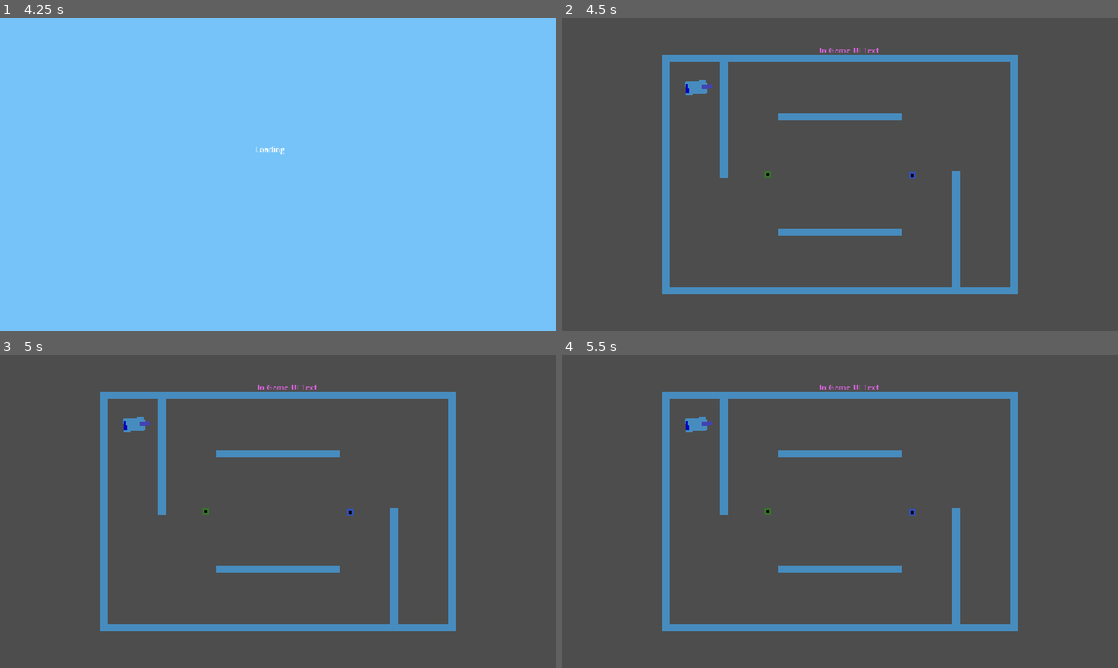
Above: before the commit, frames 1-4 (two rows, left to right).
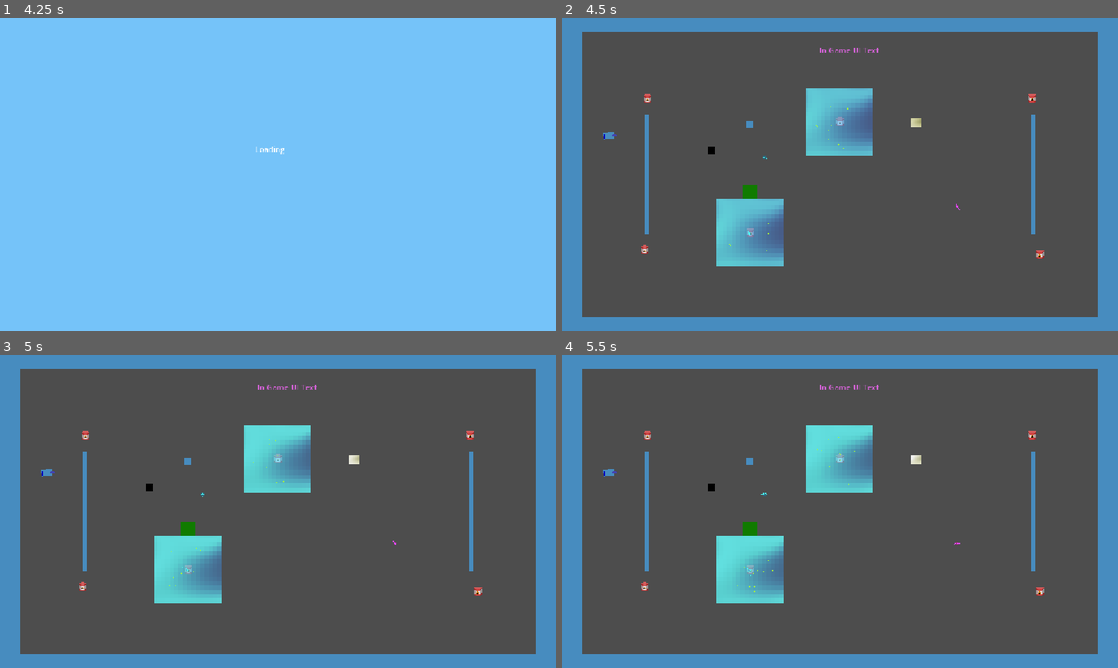
Above: after the commit, the same moments.

Repository: JoeyGiordano/TankTrouble2
Game: Godot game, scene res://game_container/game_container.tscn
Two runs of this game, one before a commit and one after it. Both use one fixed random seed, a clock stepped at 60 frames per second and the inputs below. The engine's default icon, where the game draws it, is replaced by a stand-in: a white triangle on a blue panel in a dark square.
Inputs:
- Up to frame 1 (4.25 s): click "[CutSceneOver]" at 0.5 s; click "Play" at 1.25 s; click "Play!" at 2 s; tap Enter at 2.75 s; hold W (player1_up) 2.78-3.53 s; hold . (player0_shoot) 2.78-3.53 s; tap Space at 3.5 s; hold Down (ui_down) from 3.53 s (still down); tap Q (player1_shoot) at 3.6 s
- Up to frame 2 (4.5 s): tap Enter at 4.25 s; release Down (ui_down) at 4.28 s; hold W (player1_up) from 4.28 s (still down); tap K (player2_right) at 4.35 s
- Up to frame 3 (5 s): keep holding W (player1_up)
- Up to frame 4 (5.5 s): keep holding W (player1_up); tap Space at 5 s; tap Shift at 5.1 s

Frame 1 is identical in both runs. In frame 2, 29% of the frame differs, in the area x 0-100%, y 0-100%; in frame 3, 29%; in frame 4, 29%.

Commit message:
Box Sounds

Diff:
--- a/autoloads/LevelLoader.gd
+++ b/autoloads/LevelLoader.gd
@@ -23,7 +23,8 @@
 	Utility.replace_scene_in_holder(Global.LevelHolder, new_level)
 
 func _determine_next_level() -> String :
-	return "test_level_3"
+
+	return "test_level_active_map"
 
 func destroy_all_entities() :
 	var x = Global.Entities.get_children()
--- a/autoloads/Reference/Reference.gd
+++ b/autoloads/Reference/Reference.gd
@@ -80,5 +80,9 @@
 @export var nuke_explode_sfx : String = "res://sound/nuke_explode.mp3"
 @export_group("Other")
 @export var tank_death_sfx : String = "res://sound/tank_explode.mp3"
-@export var item_spawn : String = "res://sound/item_spawn.mp3"
-@export var item_pickup : String = "res://sound/item_pickup.mp3"
+@export var item_spawn_sfx : String = "res://sound/item_spawn.mp3"
+@export var item_pickup_sfx : String = "res://sound/item_pickup.mp3"
+@export var box_explode_sfx : String = "res://sound/item_pickup.mp3"
+@export var box_destroy_sfx : String = "res://sound/destructible_box.mp3"
+@export var box_hit_sfx : String = "res://sound/crate_hit.mp3"
+@export var indestructible_box_hit_sfx : String = "res://sound/indestructible_box_hit.mp3"
--- a/game/item/item.gd
+++ b/game/item/item.gd
@@ -8,7 +8,7 @@
 var t : Tank
 
 func _ready():
-	AudioManager.play(Ref.item_spawn)
+	AudioManager.play(Ref.item_spawn_sfx)
 	hitbox.area_entered.connect(on_area_entered)
 	hitbox.get_child(0).modulate = item_res.color
 
@@ -19,7 +19,7 @@
 	if area.is_in_group("tank_hitbox") :
 		var tank : Tank = area.get_parent().tank_rigidbody.tank #all tank hitboxes must be direct children of a tank loadout
 		get_pickedup_by(tank)
-		AudioManager.play(Ref.item_pickup)
+		AudioManager.play(Ref.item_pickup_sfx)
 
 func get_pickedup_by(tank : Tank) :
 	#need to use call_deferred because the tank can't reparent item during physics_process
--- a/game/map_elements/destructable_box.gd
+++ b/game/map_elements/destructable_box.gd
@@ -13,4 +13,7 @@
 		health -= 1
 		#remove if health = 0
 		if(health == 0):
+			AudioManager.play(Ref.box_destroy_sfx)
 			queue_free()
+		else :
+			AudioManager.play(Ref.box_hit_sfx)
--- a/game/map_elements/explosive_barrel.gd
+++ b/game/map_elements/explosive_barrel.gd
@@ -23,6 +23,8 @@
 	Global.Entities.add_child(anim)
 	anim.position = position
 
+	AudioManager.play(Ref.box_explode_sfx)
+
 
 
 func _on_area_2d_body_entered(body: Node2D) -> void:
--- a/game/map_elements/indestructable_box.gd
+++ b/game/map_elements/indestructable_box.gd
@@ -5,4 +5,5 @@
 	#check if the area is entered by a bullet:
 	if body is BasicBullet:
 		#remove the bullet
+		AudioManager.play(Ref.indestructible_box_hit_sfx)
 		body.queue_free()
--- a/game/map_elements/moveable_box.gd
+++ b/game/map_elements/moveable_box.gd
@@ -13,4 +13,7 @@
 		health -= 1
 		#explode if health = 0
 		if(health == 0):
+			AudioManager.play(Ref.box_destroy_sfx)
 			queue_free()
+		else :
+			AudioManager.play(Ref.box_hit_sfx)
--- a/levels/custom_level_2.tscn
+++ b/levels/custom_level_2.tscn
@@ -247,11 +247,11 @@
 
 [node name="Bullet Speed Modifier Area" parent="Active Map Elements" instance=ExtResource("5_8h7hc")]
 position = Vector2(-200, 0)
-scale = Vector2(5, 5)
+scale = Vector2(100, 100)
 
 [node name="Bullet Speed Modifier Area2" parent="Active Map Elements" instance=ExtResource("5_8h7hc")]
 position = Vector2(200, 0)
-scale = Vector2(5, 5)
+scale = Vector2(100, 100)
 
 [node name="Destructable Boxes" type="Node2D" parent="Active Map Elements"]
 
Not shown, added: sound/crate_hit.mp3.import
Not shown, added: sound/destructible_box.mp3.import
Not shown, added: sound/exploding_box.mp3.import
Not shown, added: sound/indestructible_box_hit.mp3.import
Not shown, added: sound/crate_hit.mp3
Not shown, added: sound/destructible_box.mp3
Not shown, added: sound/exploding_box.mp3
Not shown, added: sound/indestructible_box_hit.mp3
